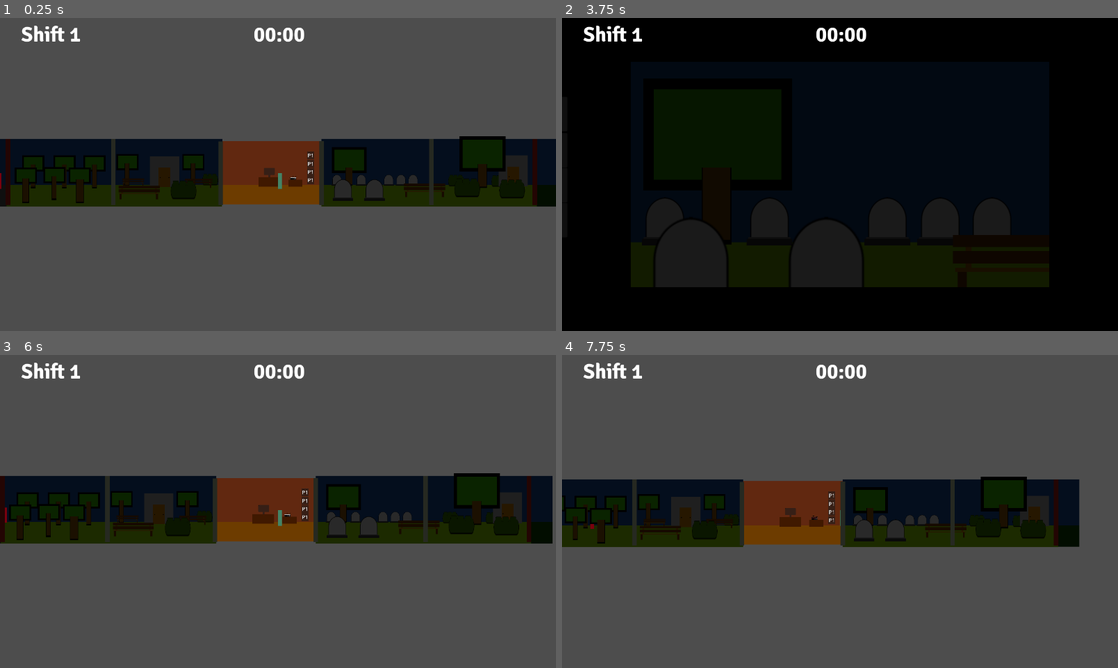
Above: before the commit, frames 1-4 (two rows, left to right).
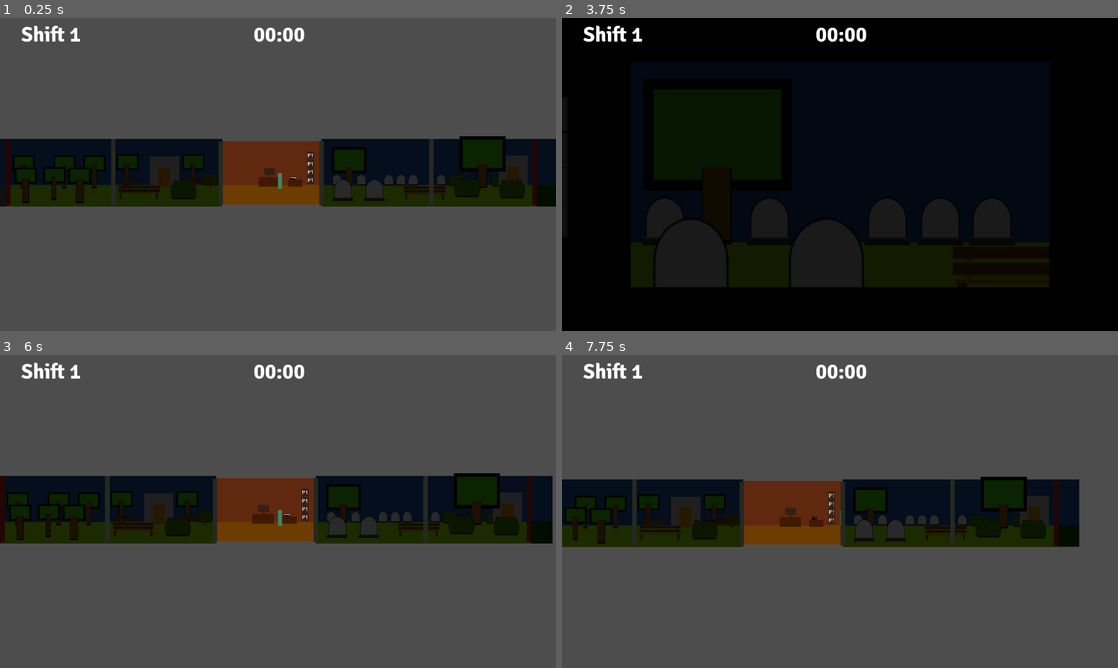
Above: after the commit, the same moments.

Repository: NileKnight1/the-graves
Game: Godot game, scene res://scenes/game.tscn
The game is run twice, just before and just after one commit, with the same random seed, the same clock (stepped at 60 frames per second) and the same inputs. The project has no main scene, so this scene is started directly. Video files are missing from this copy of the repository; at most half a second of black plays in their place.
Inputs (mouse positions are in pixels of both pictures, inside the frame that each line leads up to):
- Up to frame 1 (0.25 s): no input
- Up to frame 2 (3.75 s): click "P1" at 0.5 s; click "P1" at 1.25 s; click "P1" at 2 s; click "P1" at 2.75 s; tap Enter at 3.5 s; move the mouse to (962, 158) at 3.52 s; hold D (right) from 3.53 s (still down); tap E (interact) at 3.6 s; click (962, 158) at 3.67 s
- Up to frame 3 (6 s): tap Space (jump) at 3.77, 4.25, 4.52, 5.75 s; move the mouse to (166, 527) at 4.27 s; tap Shift (sprint) at 4.35 s; tap Enter at 5 s; move the mouse to (333, 442) at 5.02 s; release D (right) at 5.03 s; hold A (left) 5.03-5.78 s; tap Alt at 5.1 s; move the mouse to (250, 574) at 5.77 s; hold D (right) from 5.78 s (still down); tap E (interact) at 5.85 s; click (250, 574) at 5.92 s
- Up to frame 4 (7.75 s): tap Space (jump) at 6.02, 6.77, 7.52 s; move the mouse to (1006, 558) at 6.52 s; hold Shift (sprint) 6.53-7.28 s; move the mouse to (673, 464) at 7.27 s; release D (right) at 7.28 s; hold A (left) from 7.28 s (still down); tap Alt at 7.35 s

The runs differ from the first frame. In frame 1, 0.3% of the frame differs, in the area x 0-81%, y 44-58%; in frame 2, less than 0.1%; in frame 3, 0.3%, in the area x 0-80%, y 44-58%; in frame 4, 0.2%.

Commit message:
created mechanism of applying the enviromental anomaly, it works well!

Diff:
--- a/scenes/game.tscn
+++ b/scenes/game.tscn
@@ -134,6 +134,9 @@
 [sub_resource type="StyleBoxFlat" id="StyleBoxFlat_37s47"]
 bg_color = Color(0.04, 0.04, 0.04, 1)
 
+[sub_resource type="StyleBoxFlat" id="StyleBoxFlat_sgl2t"]
+bg_color = Color(0.10980392, 0.16470589, 0, 1)
+
 [sub_resource type="StyleBoxFlat" id="StyleBoxFlat_iywne"]
 bg_color = Color(0.1504, 0.16, 0.1312, 1)
 
@@ -704,6 +707,7 @@
 theme_override_styles/panel = SubResource("StyleBoxFlat_ir15t")
 
 [node name="door_hand2" type="Panel" parent="map behind/out_left/p2/cabin" unique_id=1192791332]
+visible = false
 offset_left = 2196.0
 offset_top = -121.0
 offset_right = 2198.941
@@ -930,6 +934,27 @@
 scale = Vector2(1.2348685, 15.541196)
 theme_override_styles/panel = SubResource("StyleBoxFlat_dinhu")
 
+[node name="tree3" type="Node2D" parent="map behind/out_right/p3" unique_id=1543650659]
+visible = false
+position = Vector2(-300, -27.999998)
+scale = Vector2(0.7477945, 0.7477945)
+
+[node name="tr_gr" type="Panel" parent="map behind/out_right/p3/tree3" unique_id=843048873]
+offset_left = 1945.0
+offset_top = -547.0
+offset_right = 2113.3818
+offset_bottom = -536.90674
+scale = Vector2(2.88036, 36.250202)
+theme_override_styles/panel = SubResource("StyleBoxFlat_kvpfn")
+
+[node name="tr_br" type="Panel" parent="map behind/out_right/p3/tree3" unique_id=1668455919]
+offset_left = 2136.0
+offset_top = -257.0
+offset_right = 2214.0608
+offset_bottom = -240.8903
+scale = Vector2(1.2348685, 15.541196)
+theme_override_styles/panel = SubResource("StyleBoxFlat_dinhu")
+
 [node name="p4" type="Node2D" parent="map behind/out_right" unique_id=878337632]
 
 [node name="bush" type="Node2D" parent="map behind/out_right/p4" unique_id=1387865612]
@@ -1004,6 +1029,80 @@
 scale = Vector2(0.52642125, 2.7890325)
 theme_override_styles/panel = SubResource("StyleBoxFlat_pl11u")
 
+[node name="bush3" type="Node2D" parent="map behind/out_right/p4" unique_id=890002912]
+visible = false
+position = Vector2(2619.0002, -70)
+scale = Vector2(0.9601782, 0.9601782)
+
+[node name="tr_br2" type="Panel" parent="map behind/out_right/p4/bush3" unique_id=773357485]
+offset_left = -82.276634
+offset_top = -55.94464
+offset_right = -4.215599
+offset_bottom = -42.17874
+scale = Vector2(2.1924465, 7.67986)
+theme_override_styles/panel = SubResource("StyleBoxFlat_e1j6l")
+
+[node name="tr_br3" type="Panel" parent="map behind/out_right/p4/bush3" unique_id=1725180180]
+offset_left = -69.27712
+offset_top = -73.94463
+offset_right = 8.783913
+offset_bottom = -60.178734
+scale = Vector2(0.52642125, 2.7890325)
+theme_override_styles/panel = SubResource("StyleBoxFlat_pl11u")
+
+[node name="tr_br4" type="Panel" parent="map behind/out_right/p4/bush3" unique_id=1665997304]
+offset_left = -22.276876
+offset_top = -73.94463
+offset_right = 55.784157
+offset_bottom = -60.178734
+scale = Vector2(0.52642125, 2.7890325)
+theme_override_styles/panel = SubResource("StyleBoxFlat_pl11u")
+
+[node name="tr_br5" type="Panel" parent="map behind/out_right/p4/bush3" unique_id=949368431]
+offset_left = 27.723124
+offset_top = -73.94463
+offset_right = 105.78416
+offset_bottom = -60.178734
+scale = Vector2(0.52642125, 2.7890325)
+theme_override_styles/panel = SubResource("StyleBoxFlat_pl11u")
+
+[node name="bush4" type="Node2D" parent="map behind/out_right/p4" unique_id=800622732]
+visible = false
+position = Vector2(2619.0002, -70)
+scale = Vector2(0.9601782, 0.9601782)
+
+[node name="tr_br2" type="Panel" parent="map behind/out_right/p4/bush4" unique_id=638241474]
+offset_left = -82.276634
+offset_top = -55.94464
+offset_right = -4.215599
+offset_bottom = -42.17874
+scale = Vector2(2.1924465, 7.67986)
+theme_override_styles/panel = SubResource("StyleBoxFlat_e1j6l")
+
+[node name="tr_br3" type="Panel" parent="map behind/out_right/p4/bush4" unique_id=2000800869]
+offset_left = -69.27712
+offset_top = -73.94463
+offset_right = 8.783913
+offset_bottom = -60.178734
+scale = Vector2(0.52642125, 2.7890325)
+theme_override_styles/panel = SubResource("StyleBoxFlat_pl11u")
+
+[node name="tr_br4" type="Panel" parent="map behind/out_right/p4/bush4" unique_id=2013631856]
+offset_left = -22.276876
+offset_top = -73.94463
+offset_right = 55.784157
+offset_bottom = -60.178734
+scale = Vector2(0.52642125, 2.7890325)
+theme_override_styles/panel = SubResource("StyleBoxFlat_pl11u")
+
+[node name="tr_br5" type="Panel" parent="map behind/out_right/p4/bush4" unique_id=2083261381]
+offset_left = 27.723124
+offset_top = -73.94463
+offset_right = 105.78416
+offset_bottom = -60.178734
+scale = Vector2(0.52642125, 2.7890325)
+theme_override_styles/panel = SubResource("StyleBoxFlat_pl11u")
+
 [node name="cabin" type="Node2D" parent="map behind/out_right/p4" unique_id=433655604]
 position = Vector2(353, -9)
 
@@ -1049,6 +1148,34 @@
 scale = Vector2(1.2348685, 15.541196)
 theme_override_styles/panel = SubResource("StyleBoxFlat_dinhu")
 
+[node name="grave7" type="Node2D" parent="map behind/out_right/p4" unique_id=1429460629]
+position = Vector2(1755, -88)
+scale = Vector2(0.6878374, 0.6878374)
+
+[node name="Panel" type="Panel" parent="map behind/out_right/p4/grave7" unique_id=1299337731]
+offset_left = -72.27477
+offset_top = -86.47565
+offset_right = -32.274773
+offset_bottom = -47.378433
+scale = Vector2(3.4105346, 3.734281)
+theme_override_styles/panel = SubResource("StyleBoxFlat_1kice")
+
+[node name="Panel2" type="Panel" parent="map behind/out_right/p4/grave7" unique_id=250613100]
+offset_left = -79.27466
+offset_top = 54.524376
+offset_right = -35.865967
+offset_bottom = 64.56656
+scale = Vector2(3.4555311, 2.2698584)
+theme_override_styles/panel = SubResource("StyleBoxFlat_5newe")
+
+[node name="Panel3" type="Panel" parent="map behind/out_right/p4/grave7" unique_id=421995261]
+offset_left = -85.27466
+offset_top = 60.524376
+offset_right = -38.39331
+offset_bottom = 70.56655
+scale = Vector2(3.4555311, 2.2698584)
+theme_override_styles/panel = SubResource("StyleBoxFlat_37s47")
+
 [node name="player" parent="." unique_id=952241435 instance=ExtResource("1_uwrxv")]
 position = Vector2(46, -55)
 
@@ -1243,7 +1370,7 @@
 [node name="right" type="Node2D" parent="map above" unique_id=2066933090]
 
 [node name="bench3" type="Node2D" parent="map above/right" unique_id=238133758]
-position = Vector2(1576, -24)
+position = Vector2(1576, 3.999998)
 scale = Vector2(1.8732054, 1.8732054)
 
 [node name="bench4" type="Panel" parent="map above/right/bench3" unique_id=1950290028]
@@ -1302,6 +1429,24 @@
 scale = Vector2(5.589116, 0.42125627)
 theme_override_styles/panel = SubResource("StyleBoxFlat_ca42v")
 
+[node name="hide1" type="Panel" parent="map above/right/bench3" unique_id=1434518649]
+visible = false
+offset_left = -114.242676
+offset_top = -17.083012
+offset_right = -112.0957
+offset_bottom = 54.132534
+scale = Vector2(65.9266, 1.1151447)
+theme_override_styles/panel = SubResource("StyleBoxFlat_sgl2t")
+
+[node name="hide2" type="Panel" parent="map above/right/bench3" unique_id=1758284754]
+visible = false
+offset_left = 51.782875
+offset_top = -18.150705
+offset_right = 53.929848
+offset_bottom = 53.064842
+scale = Vector2(31.209799, 1.1216228)
+theme_override_styles/panel = SubResource("StyleBoxFlat_sgl2t")
+
 [node name="grave4" type="Node2D" parent="map above/right" unique_id=1687039249]
 position = Vector2(731.00006, 16.999992)
 scale = Vector2(1.339989, 1.339989)
@@ -1608,6 +1753,7 @@
 theme_override_styles/panel = SubResource("StyleBoxFlat_u5sy4")
 
 [node name="areas" type="Node2D" parent="." unique_id=231628329]
+visible = false
 
 [node name="cams" type="Area2D" parent="areas" unique_id=149070780]
 
@@ -1710,7 +1856,6 @@
 
 [node name="spawn" type="Timer" parent="." unique_id=2061830803]
 wait_time = 5.0
-autostart = true
 
 [connection signal="body_entered" from="areas/cams" to="." method="_on_cams_body_entered"]
 [connection signal="body_exited" from="areas/cams" to="." method="_on_cams_body_exited"]
--- a/scripts/game.gd
+++ b/scripts/game.gd
@@ -14,7 +14,8 @@
 	if OS.has_feature("web_android") or OS.has_feature("web_ios"):
 		$CanvasLayer/mobile.visible = 1
 
-	spawn()
+	apply_anomaly_event()
+	#spawn()
 	pass
 
 
@@ -203,6 +204,29 @@
 	$anomalies.add_child(anomaly_scene)
 	anomaly_scene.move = 1
 
+var anomaly_events = [
+	{"area"=1, "show"=^"map above/left/trees/tree4", "hide"=null},
+	{"area"=1, "show"=^"map above/left/trees/tree5", "hide"=null},
+	{"area"=1, "show"= null, "hide"=^"map above/left/trees/tree1"},
+	{"area"=1, "show"= null, "hide"=^"map above/left/trees/tree2"},
+	{"area"=1, "show"= null, "hide"=^"map above/left/trees/tree3"},
+	{"area"=1, "show"= null, "hide"=^"map behind/out_left/trees/tree1"},
+	{"area"=1, "show"= null, "hide"=^"map behind/out_left/trees/tree2"},
+	{"area"=1, "show"= null, "hide"=^"map behind/out_left/trees/tree3"},
+	{"area"=1, "show"=^"map behind/out_left/trees/tree4", "hide"=^"map behind/out_left/trees/tree1"},
+	{"area"=1, "show"=^"map above/left/trees/tree1", "hide"=^"map above/left/trees/tree6"},
+
+]
+
+func apply_anomaly_event():
+	var temp = randi_range(0, len(anomaly_events)-1)
+	#print(anomaly_events[0]["show"])
+	#get_node_or_null(anomaly_events[0]["show"]).visible = 1
+	if anomaly_events[temp]["show"] != null:
+		get_node_or_null(anomaly_events[temp]["show"]).visible = 1
+	if anomaly_events[temp]["hide"] != null:
+		get_node_or_null(anomaly_events[temp]["hide"]).visible = 0
+
 ### p1
 # show
 #$"map above/left/trees/tree4"
@@ -230,3 +254,31 @@
 #
 #hide $"map behind/out_left/p2/tree3"
 #hide $"map behind/out_left/p2/bush4"
+
+
+### p3
+
+#show
+#$"map behind/out_right/p3/grave2"
+#$"map above/right/bench3/hide1"
+
+#hide
+#$"map behind/out_right/p3/grave"
+#$"map behind/out_right/p3/grave3"
+#$"map behind/out_right/p3/grave4"
+#$"map behind/out_right/p3/grave5"
+#$"map behind/out_right/p3/grave6"
+
+# show/hide
+#hide $"map behind/out_right/p3/tree2"
+#hide $"map behind/out_right/p3/tree3"
+
+### p4
+
+#show
+#$"map above/right/bench3/hide2"
+#$"map behind/out_right/p4/bush3"
+
+# show/hide
+#hide $"map behind/out_right/p4/bush2"
+#show $"map behind/out_right/p4/bush4"
